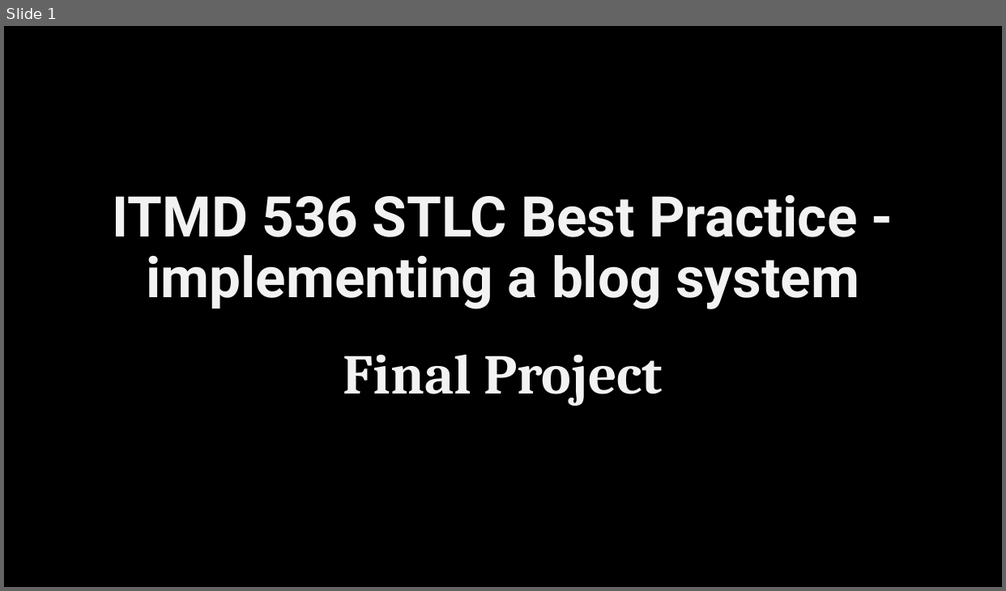
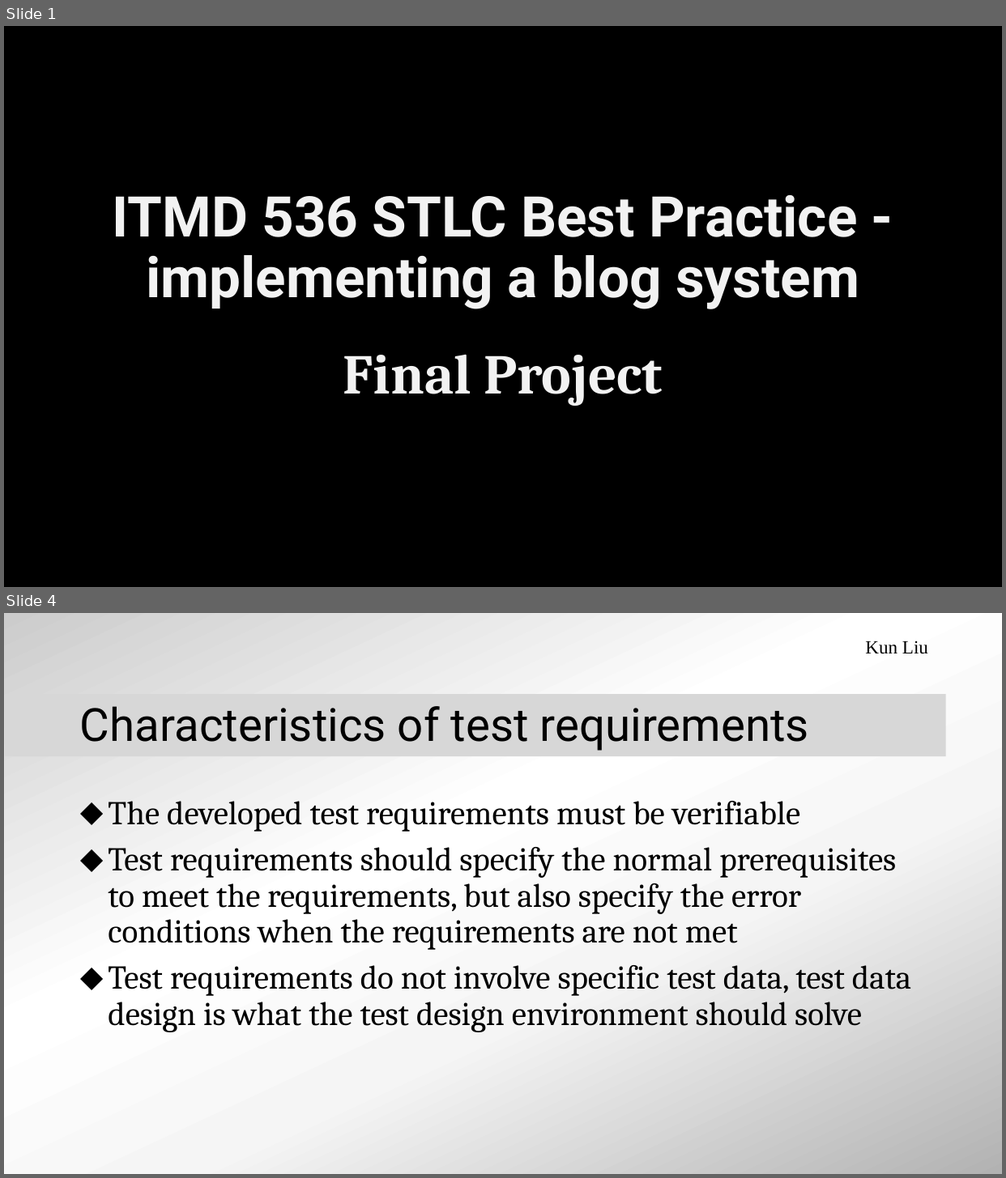
Before and after one commit to tubzby/itmd536, a slide deck: doc/STLC Best Practice - implementing a blog system.pptx. Shown one above the other, each under a label of ours: slide 1 before the commit, slides 1 and 4 after it; the slides between them are not shown. The pictures are 1006x591 and 1006x1178 pixels, drawn with LibreOffice and Linux fonts; fonts in the diff are those of the drawing; background and template pictures are left out. Boxes give left, top, right and bottom in pixels: in the first picture for what was removed or moved away, otherwise in the second. Text is boxed around its words. In the diff, an @@ line names an element or a change of style, - is before the commit and + after.

Commit message:
add requirement specification v1.0.2

```diff
--- a/doc/STLC Best Practice - implementing a blog system.pptx
+++ b/doc/STLC Best Practice - implementing a blog system.pptx
@@ slide 4 added at bbox=[4, 613, 1002, 1174], background gradient #B2B2B2 to #F5F5F5 to #FFFFFF to #CCCCCC; not listed: 1 template element that a slide beside it also shows @@
@@ text added at bbox=[865, 641, 928, 654], 18 pt, text #000000 @@
+Kun Liu
@@ title added at bbox=[80, 706, 809, 751], 44 pt, text #000000 @@
+Characteristics of test requirements
@@ text added at bbox=[108, 801, 911, 1033], 32 pt, text #000000 @@
+⬥ The developed test requirements must be verifiable
+⬥ Test requirements should specify the normal prerequisites to meet the requirements, but also specify the error conditions when the requirements are not met
+⬥ Test requirements do not involve specific test data, test data design is what the test design environment should solve
```
Also in this commit, not shown: 5 other slides added, 5 slides removed, 5 other files.
